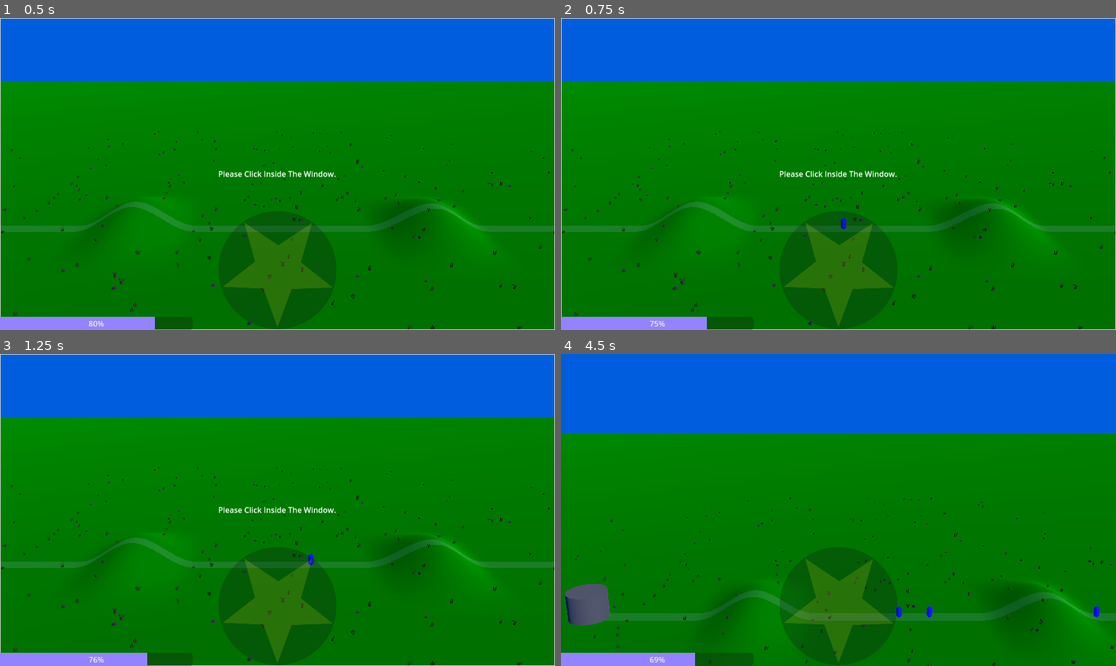
Above: before the commit, frames 1-4 (two rows, left to right).
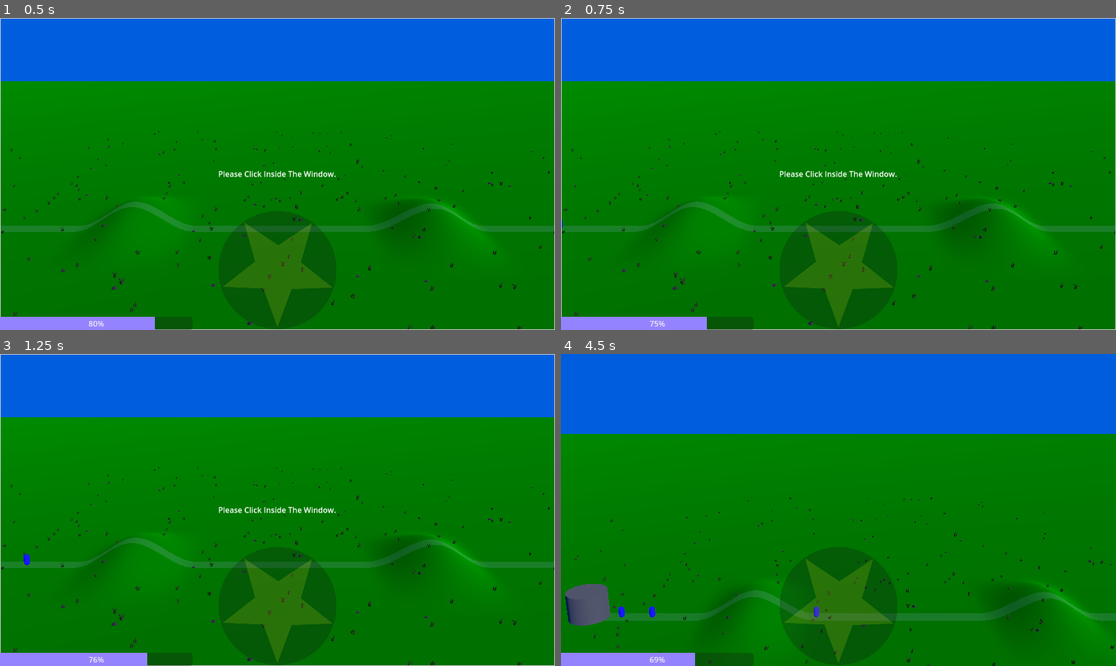
Above: after the commit, the same moments.

Repository: gpergrossi/ludum-dare-55
Game: Godot game, scene res://Scenes/Main.tscn
The game is run twice, just before and just after one commit, with the same random seed, the same clock (stepped at 60 frames per second) and the same inputs.
Inputs (mouse positions are in pixels of both pictures, inside the frame that each line leads up to):
- Up to frame 1 (0.5 s): no input
- Up to frame 2 (0.75 s): tap Enter at 0.5 s; move the mouse to (960, 158) at 0.52 s; hold Right (move_right) from 0.53 s (still down); tap 1 at 0.6 s
- Up to frame 3 (1.25 s): keep holding Right (move_right)
- Up to frame 4 (4.5 s): move the mouse to (727, 525) at 1.27 s; release Right (move_right) at 1.28 s; hold Down (move_down) 1.28-2.03 s; tap Mouse wheel up (zoom_in) at 1.35 s; tap 1 at 1.55, 2.3, 2.85, 3.8, 4.35 s; move the mouse to (894, 441) at 2.02 s; hold Right (move_right) 2.03-2.78 s; tap Mouse wheel down (zoom_out) at 2.1 s; move the mouse to (810, 572) at 2.77 s; hold Up (move_up) 2.78-3.53 s; move the mouse to (1005, 556) at 3.52 s; hold Left (move_left) from 3.53 s (still down); tap 2 at 3.6 s; move the mouse to (672, 463) at 4.27 s

Frame 1 is identical in both runs. In frame 2, less than 0.1% of the frame differs, in the area x 0-52%, y 64-68%; in frame 3, less than 0.1%; in frame 4, 0.2%, in the area x 10-98%, y 80-85%.

Commit message:
Set default spell target positions, improve code organization

Diff:
--- a/Code/Classes/PlayerController.gd
+++ b/Code/Classes/PlayerController.gd
@@ -23,48 +23,37 @@
 	setMana(maxMana * 0.8);
 
 func regenMana(secondsElapsed : float):
-	setMana(mana + PlayerController.getManaRegenPerSecond(maxMana) * secondsElapsed);
+	setMana(mana + PlayerController.getManaRegenPerSecond(level) * secondsElapsed);
 
 func canCast(spell):
 	return mana > spell['manaCost']
 
-func _on_rune_drawn(rune: Rune, location: Vector2 = Vector2.ZERO):
+func _on_rune_drawn(rune: Rune, location = null):
 	print(rune.canonical_edge_list);
 	var spell = Spells.getSpellFor(rune);
 	if spell == null: return false;
 	return cast(spell, location);
 
-func cast(spell, location: Vector2 = Vector2.ZERO):
+func cast(spell, location = null):
 	if !canCast(spell):
 		# TODO show low mana warning to player
 		return false;
+
+	if location == null:
+		location = Spells.defaultTarget[spell['preferredLocation']]
+
 	setMana(mana - spell['manaCost']);
-	# TODO redraw mana bar UI
 	spell['castFunc'].call(spell, location, TeamDefs.Player.team_name);
 	return true;
 
 @warning_ignore("shadowed_variable")
-static func getManaRegenPerSecond(maxMana : int):
-	return Constants.manaRegenerationRate / 100.0 * maxMana;
-
-
-
-# Everything below this comment for dev testing only, intended to be removed.
-# Once complete, will hopefully just be an Object (not Node) which other classes
-# (e.g. SigilsController) access and invoke functions.
+static func getManaRegenPerSecond(lv : int):
+	var manaAtLevel : int = Constants.manaByLevel[lv];
+	return Constants.manaRegenerationRate / 100.0 * manaAtLevel;
 
 func _ready():
 	sigil.rune_drawn.connect(_on_rune_drawn);
-	# TODO move initMana() call into analogous intiialization method,
-	#      when PlayerController stops being a Node
 	initMana(level);
-	debugOut();
 
 func _process(delta):
-	# TODO will need to invoke regenMana from SOMEWHERE,
-	#      if PlayerController stops being a Node
 	regenMana(delta);
-
-func debugOut():
-	print(mana)
-	print(canCast(Spells.summonBasicWalker))
--- a/Code/Classes/Spells.gd
+++ b/Code/Classes/Spells.gd
@@ -1,13 +1,17 @@
 class_name Spells
 
-# UnitManager.summonBasicWalker(spell_def : Dictionary, position : Vector2, team : String)
+const defaultTarget = {
+	'*': Vector2.ZERO,
+	'ground': Vector2(-50, 0),
+	'sky': Vector2(-50, -10),
+}
 
 static var definitions = [{
 	'programmaticName': 'summonBasicWalker',
 	'name': 'Summon Broccoli',
 	'level': 1,
 	'manaSecondsAtLevel': 5,
-	'preferredLocation': 'surface',
+	'preferredLocation': 'ground',
 	'rune': Rune.new([0, 3, 2]), # For visual runes, see the Miro board at https://miro.com/app/board/uXjVKUq1fIo=/
 	'castFunc': UnitManager.summonBasicWalker,
 }, {
@@ -23,7 +27,7 @@
 	'name': 'Summon Tomato',
 	'level': 2,
 	'manaSecondsAtLevel': 20,
-	'preferredLocation': 'surface',
+	'preferredLocation': 'ground',
 	'rune': Rune.new([0, 3, 2, 1]),
 	'castFunc': Spells.dummy, # TODO
 }, {
@@ -31,7 +35,7 @@
 	'name': 'Summon Lettuce',
 	'level': 3,
 	'manaSecondsAtLevel': 15,
-	'preferredLocation': 'surface',
+	'preferredLocation': 'ground',
 	'rune': Rune.new([2, 0, 4, 1, 3]),
 	'castFunc': Spells.dummy, # TODO
 }, {
@@ -39,7 +43,7 @@
 	'name': 'Summon Pumpkin',
 	'level': 3,
 	'manaSecondsAtLevel': 25,
-	'preferredLocation': 'surface',
+	'preferredLocation': 'ground',
 	'rune': Rune.new([0, 1, 3, 4, 2, 0]),
 	'castFunc': Spells.dummy, # TODO
 }, {
@@ -73,8 +77,7 @@
 static func _static_init():
 	for spell in definitions:
 		var level : int = spell['level'];
-		var manaAtLevel : int = Constants.manaByLevel[level];
-		var manaPerSecondAtLevel : float = PlayerController.getManaRegenPerSecond(manaAtLevel);
+		var manaPerSecondAtLevel : float = PlayerController.getManaRegenPerSecond(level);
 		spell['manaCost'] = manaPerSecondAtLevel * spell['manaSecondsAtLevel'];
 
 static func getSpellFor(rune: Rune):
